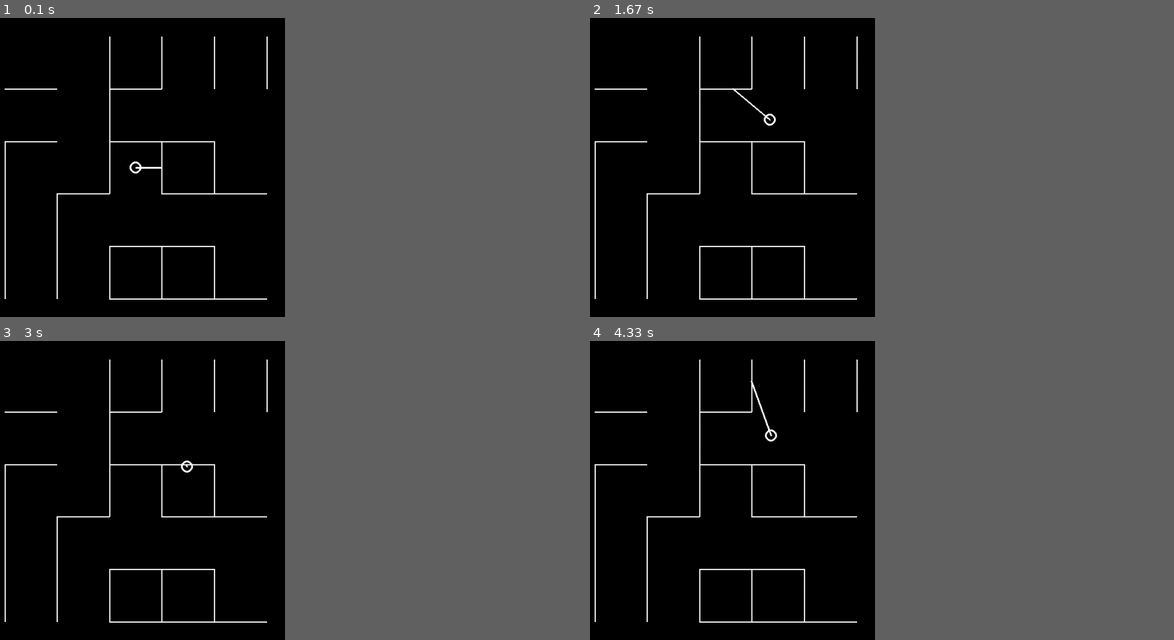
Above: before the commit, frames 1-4 (two rows, left to right).
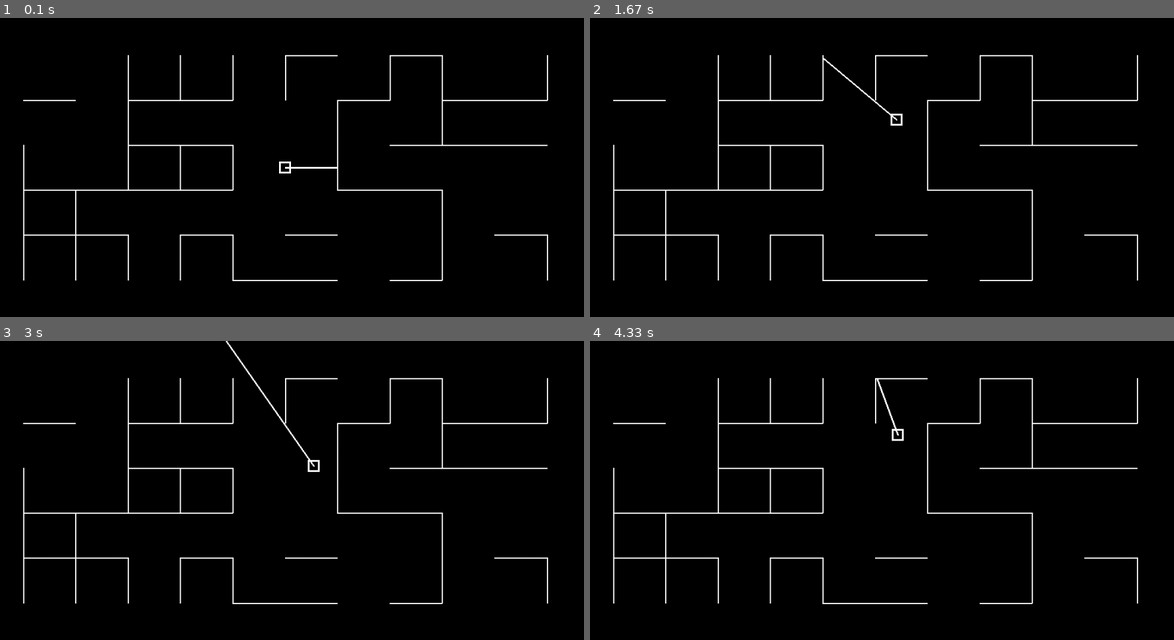
Above: after the commit, the same moments.

Repository: bruceamiller/Bulk-Coding-Store
Game: pygame game, started from Personal Projects/RayCollision.py
Two runs of this game, one before a commit and one after it. Both use one fixed random seed, a clock stepped at 60 frames per second and the inputs below.
Inputs:
- Up to frame 1 (0.1 s): no input
- Up to frame 2 (1.67 s): hold Q 0.33-0.8 s; hold D 0.33-0.8 s; hold D 0.83-1.3 s; hold W 1.33-1.63 s
- Up to frame 3 (3 s): hold D 1.67-2.13 s; tap E at 1.82 s; hold A 2.17-2.7 s; hold S from 2.73 s (still down)
- Up to frame 4 (4.33 s): release S at 3.03 s; hold A 3.07-3.47 s; tap E at 3.22 s; hold W 3.5-3.87 s; hold D from 3.9 s (still down)
In our replay, the window is 450x450 before the commit and 900x450 after it. These sizes can differ from the game's own. Grey fills any space a smaller window leaves; there, only what the larger window draws over its background counts as a difference.

The runs differ from the first frame. In frame 1, 4.3% of the frame differs, in the area x 0-94%, y 6-95%; in frame 2, 4.4%; in frame 3, 4.4%, in the area x 0-94%, y 0-95%; in frame 4, 4.4%.

Commit message:
Update RayCollision.py
Added collision with rectangular player; fixed off-slant view line angle; more maze variables.

Diff:
--- a/Personal Projects/RayCollision.py
+++ b/Personal Projects/RayCollision.py
@@ -2,7 +2,7 @@
 
 def printScreen():
     screen.fill(pygame.Color('black'))
-    pygame.draw.circle(screen, pygame.Color('white'), viewPoint, circleSize, 3)
+    pygame.draw.rect(screen, pygame.Color('white'), pygame.Rect(viewPoint[0] - playerSize // 2, viewPoint[1] - playerSize // 2, playerSize, playerSize), 3)
     pygame.draw.line(screen, pygame.Color('white'), viewPoint, lineEndPoint, 3)
     for line in lines:
         pygame.draw.line(screen, pygame.Color('white'), line[0], line[1], 2)
@@ -44,19 +44,29 @@
         return originalEndPoint
 
 def getMaze():
+    vrtLines = []
+    hrzLines = []
     lines = []
-    padding = WIDTH // 16
-    cells = 5
-    #
-    for row in range(cells + 1):
-        for hWall in range(cells):
+    leftPadding = WIDTH // 16
+    rightPadding = WIDTH // 16
+    downPadding = WIDTH // 16
+    upPadding = WIDTH // 16
+    hCells = 10
+    vCells = 5
+
+    for row in range(vCells + 1):
+        for hWall in range(hCells):
             if random.choice([True, False]):
-                lines.append([[padding + ((WIDTH - 2 * padding) / cells) * hWall, padding + ((HEIGHT - 2 * padding) / cells) * row], [padding + ((WIDTH - 2 * padding) / cells) * (hWall + 1), padding + ((HEIGHT - 2 * padding) / cells) * row]])
-    for column in range(cells + 1):
-        for vWall in range(cells):
+                hrzLines.append([[leftPadding + ((WIDTH - (leftPadding + rightPadding)) / hCells) * hWall, upPadding + ((HEIGHT - (upPadding + downPadding)) / vCells) * row],
+                              [leftPadding + ((WIDTH - (leftPadding + rightPadding)) / hCells) * (hWall + 1), upPadding + ((HEIGHT - (upPadding + downPadding)) / vCells) * row]])
+    for column in range(hCells + 1):
+        for vWall in range(vCells):
             if random.choice([True, False]):
-                lines.append([[padding + ((WIDTH - 2 * padding) / cells) * column, padding + ((HEIGHT - 2 * padding) / cells) * vWall], [padding + ((WIDTH - 2 * padding) / cells) * column, padding + ((HEIGHT - 2 * padding) / cells) * (vWall + 1)]])
-    return lines
+                vrtLines.append([[leftPadding + ((WIDTH - (leftPadding + rightPadding)) / hCells) * column, upPadding + ((HEIGHT - (upPadding + downPadding)) / vCells) * vWall],
+                              [leftPadding + ((WIDTH - (leftPadding + rightPadding)) / hCells) * column, upPadding + ((HEIGHT - (upPadding + downPadding)) / vCells) * (vWall + 1)]])
+    lines.extend(vrtLines)
+    lines.extend(hrzLines)
+    return vrtLines, hrzLines, lines
 
 pygame.init()
 
@@ -67,10 +77,12 @@
 moveSpeed = 3
 
 HEIGHT = 500
-WIDTH = 500
-circleSize = 10
+WIDTH = 1000
+playerSize = 20
 
 viewPoint = [WIDTH // 2, HEIGHT // 2]
+viewAngle = 0
+#Line points at origin somewhere far off screen? Why?
 
 screen = pygame.display.set_mode((WIDTH, HEIGHT))
 pygame.display.set_caption('Ray Collision')
@@ -78,15 +90,17 @@
 lineEndPoint = [0, 0]
 viewDistance = WIDTH * 2
 
+cornerTouch = 3
+
 #lines = [[[WIDTH // 4, HEIGHT // 4], [WIDTH // 4, HEIGHT * 5 // 12]], [[WIDTH // 4, HEIGHT * 7 // 12], [WIDTH // 4, HEIGHT * 3 // 4]], [[WIDTH * 3 // 4, HEIGHT * 7 // 12], [WIDTH * 3 // 4, HEIGHT * 3 // 4]],
 #         [[WIDTH // 4, HEIGHT // 4], [WIDTH * 3 // 4, HEIGHT // 4]], [[WIDTH // 2, HEIGHT * 3 // 4], [WIDTH * 3 // 4, HEIGHT * 3 // 4]], [[WIDTH // 4, HEIGHT // 8], [WIDTH * 3 // 4, HEIGHT // 8]]]
-lines = getMaze()
+vrtLines, hrzLines, lines = getMaze()
 
-inputs = [[pygame.K_w, pygame.K_a, pygame.K_s, pygame.K_d, pygame.K_q, pygame.K_e],
-          ["moveForward", "moveLeft", "moveBack", "moveRight", "rotateLeft", "rotateRight",],
+inputs = [(pygame.K_w, pygame.K_a, pygame.K_s, pygame.K_d, pygame.K_q, pygame.K_e),
+          ("moveForward", "moveLeft", "moveBack", "moveRight", "rotateLeft", "rotateRight"),
           [False, False, False, False, False, False]]
 
-angle = 0
+
 while True:
     for event in pygame.event.get():
         if event.type == pygame.QUIT:
@@ -102,30 +116,47 @@
                     inputs[2][i] = False
 
     if inputs[2][inputs[1].index("rotateRight")]:
-        angle -= rotateSpeed
+        viewAngle -= rotateSpeed
     if inputs[2][inputs[1].index("rotateLeft")]:
-        angle += rotateSpeed
+        viewAngle += rotateSpeed
     if inputs[2][inputs[1].index("moveBack")]:
-        viewPoint[0] -= moveSpeed * math.sin(math.radians(angle) + math.pi / 2)
-        viewPoint[1] -= moveSpeed * math.cos(math.radians(angle) + math.pi / 2)
+        viewPoint[0] -= moveSpeed * math.sin(math.radians(viewAngle) + math.pi / 2)
+        viewPoint[1] -= moveSpeed * math.cos(math.radians(viewAngle) + math.pi / 2)
     if inputs[2][inputs[1].index("moveForward")]:
-        viewPoint[0] += moveSpeed * math.sin(math.radians(angle) + math.pi / 2)
-        viewPoint[1] += moveSpeed * math.cos(math.radians(angle) + math.pi / 2)
+        viewPoint[0] += moveSpeed * math.sin(math.radians(viewAngle) + math.pi / 2)
+        viewPoint[1] += moveSpeed * math.cos(math.radians(viewAngle) + math.pi / 2)
     if inputs[2][inputs[1].index("moveLeft")]:
-        viewPoint[0] -= moveSpeed * math.sin(math.radians(angle))
-        viewPoint[1] -= moveSpeed * math.cos(math.radians(angle))
+        viewPoint[0] -= moveSpeed * math.sin(math.radians(viewAngle))
+        viewPoint[1] -= moveSpeed * math.cos(math.radians(viewAngle))
     if inputs[2][inputs[1].index("moveRight")]:
-        viewPoint[0] += moveSpeed * math.sin(math.radians(angle))
-        viewPoint[1] += moveSpeed * math.cos(math.radians(angle))
-    if angle >= 360:
-        angle -= 360
+        viewPoint[0] += moveSpeed * math.sin(math.radians(viewAngle))
+        viewPoint[1] += moveSpeed * math.cos(math.radians(viewAngle))
+    if viewAngle >= 360:
+        viewAngle -= 360
 
-    lineEndPoint[0] = viewDistance * math.sin(math.radians(angle) + math.pi / 2) + HEIGHT // 2
-    lineEndPoint[1] = viewDistance * math.cos(math.radians(angle) + math.pi / 2) + WIDTH // 2
+    lineEndPoint[0] = viewPoint[0] + viewDistance * math.sin(math.radians(viewAngle) + math.pi / 2)
+    lineEndPoint[1] = viewPoint[1] + viewDistance * math.cos(math.radians(viewAngle) + math.pi / 2)
+
     try:
-        slope = 1 / -math.tan(math.radians(angle) + math.pi / 2)
+        slope = 1 / -math.tan(math.radians(viewAngle) + math.pi / 2)
     except ZeroDivisionError:
-        slope = 10000
+        slope = 100000
+
+    for line in vrtLines:
+        leftDistance = line[0][0] - viewPoint[0]
+        rightDistance = viewPoint[0] - line[0][0]
+        if 0 < leftDistance < playerSize // 2 and line[0][1] - playerSize // 2 + cornerTouch  < viewPoint[1] < line[1][1] + playerSize // 2 - cornerTouch:
+            viewPoint[0] -= playerSize // 2 - leftDistance
+        elif 0 < rightDistance < playerSize // 2 and line[0][1] - playerSize // 2 + cornerTouch < viewPoint[1] < line[1][1] + playerSize // 2 - cornerTouch:
+            viewPoint[0] += playerSize // 2 - rightDistance
+    for line in hrzLines:
+        upDistance = line[0][1] - viewPoint[1]
+        downDistance = viewPoint[1] - line[0][1]
+        if 0 < upDistance < playerSize // 2 and line[0][0] - playerSize // 2 + cornerTouch < viewPoint[0] < line[1][0] + playerSize // 2 - cornerTouch:
+            viewPoint[1] -= playerSize // 2 - upDistance
+        elif 0 < downDistance < playerSize // 2 and line[0][0] - playerSize // 2 + cornerTouch < viewPoint[0] < line[1][0] + playerSize // 2 - cornerTouch:
+            viewPoint[1] += playerSize // 2 - downDistance
+
     y_intercept = (viewPoint[0] * slope + viewPoint[1])
 
     lineEndPoint = detectCollisions(lineEndPoint)
